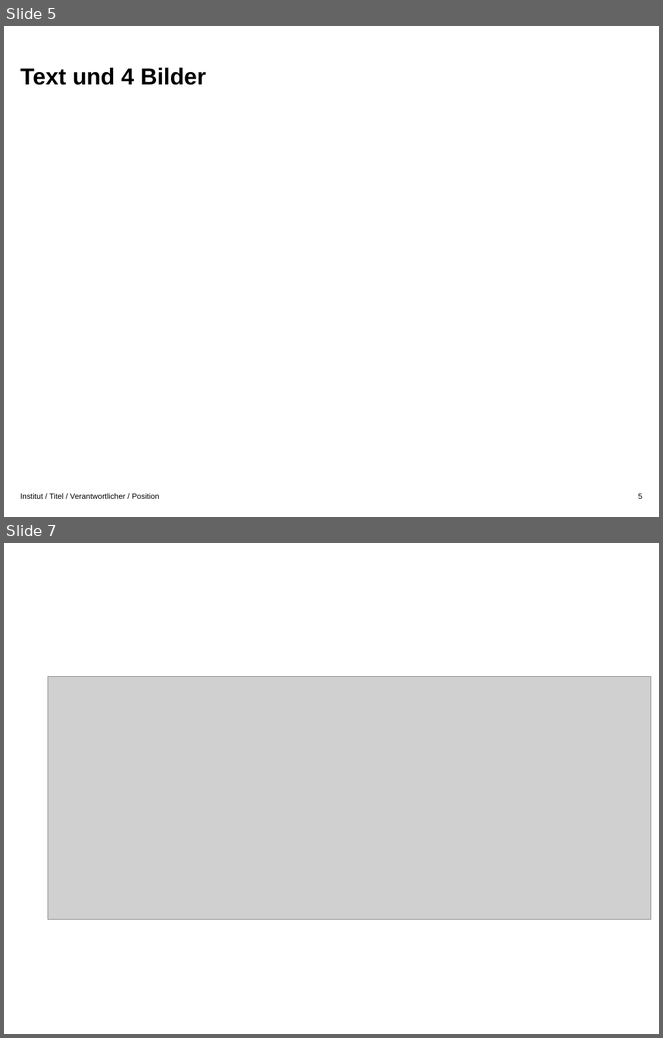
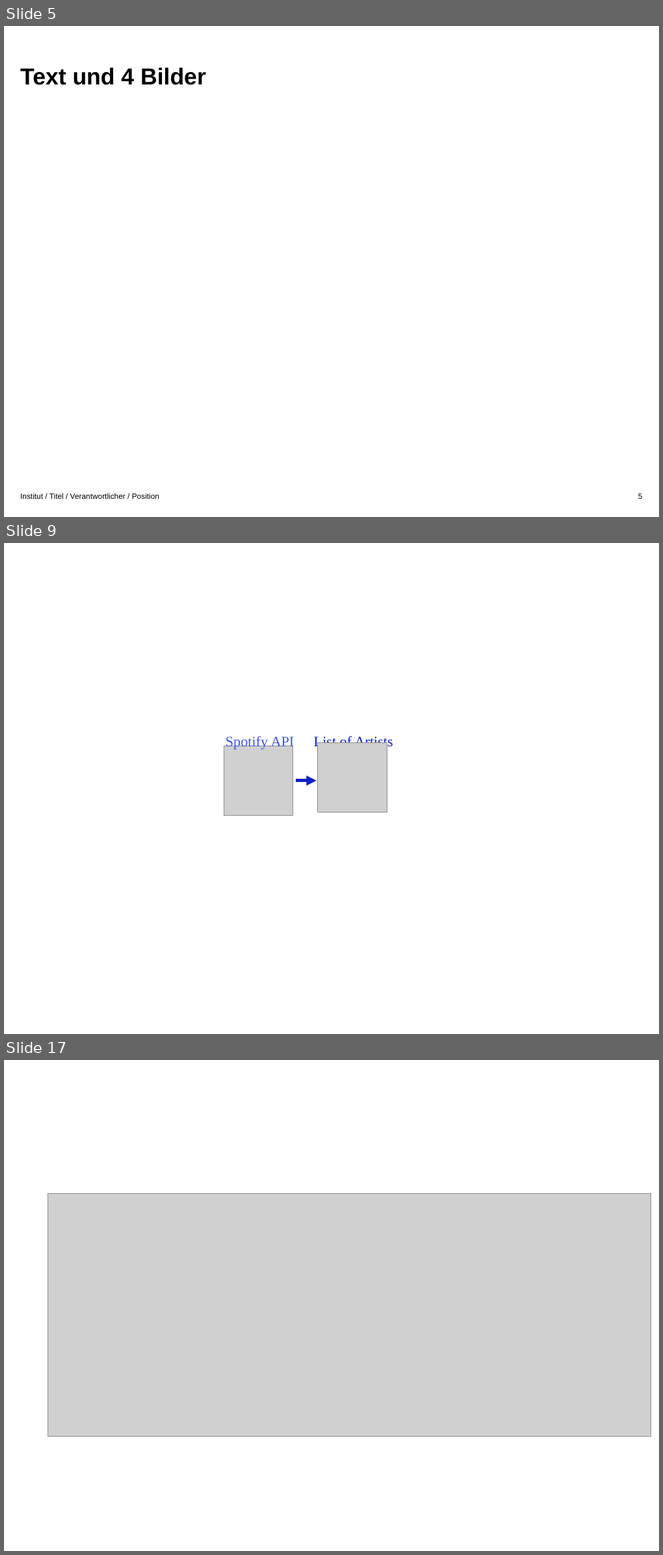
Before and after one commit to gsindlinger/IDSTA-Text-Miners, a slide deck: graphics.pptx. Shown one above the other, each under a label of ours: slides 5 and 7 before the commit, slides 5, 9 and 17 after it; the slides between them are not shown. The pictures are 663x1038 and 663x1555 pixels, drawn with LibreOffice and Linux fonts; fonts in the diff are those of the drawing; grey boxes stand for pictures; background and template pictures are left out. Boxes give left, top, right and bottom in pixels: in the first picture for what was removed or moved away, otherwise in the second. Text is boxed around its words. In the diff, an @@ line names an element or a change of style, - is before the commit and + after.

```diff
--- a/graphics.pptx
+++ b/graphics.pptx
@@ slide 9 added at [4,543,659,1034], background #FFFFFF @@
@@ text added at [226,736,295,750], 15 pt, text #4152F1 @@
+Spotify API
@@ text added at [314,735,393,750], 15 pt, text #0F21C7 @@
+List of Artists
@@ picture added at [224,746,293,815] @@
@@ picture added at [318,743,388,813] @@
@@ arrow added from (296, 781) to (317, 781), #0F21C7 3.5 pt @@
@@ what was slide 7 is now slide 17 @@
```
Also in this commit, not shown: 2 slides changed, 9 other slides added.
